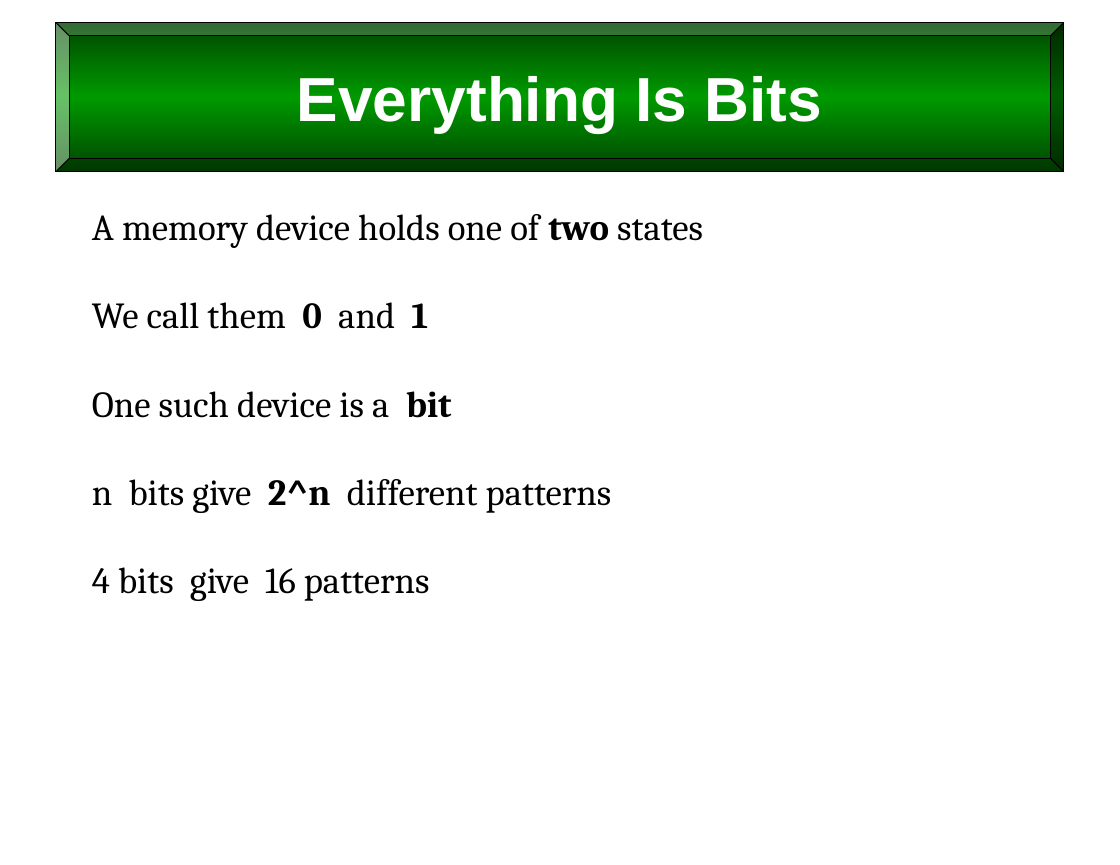
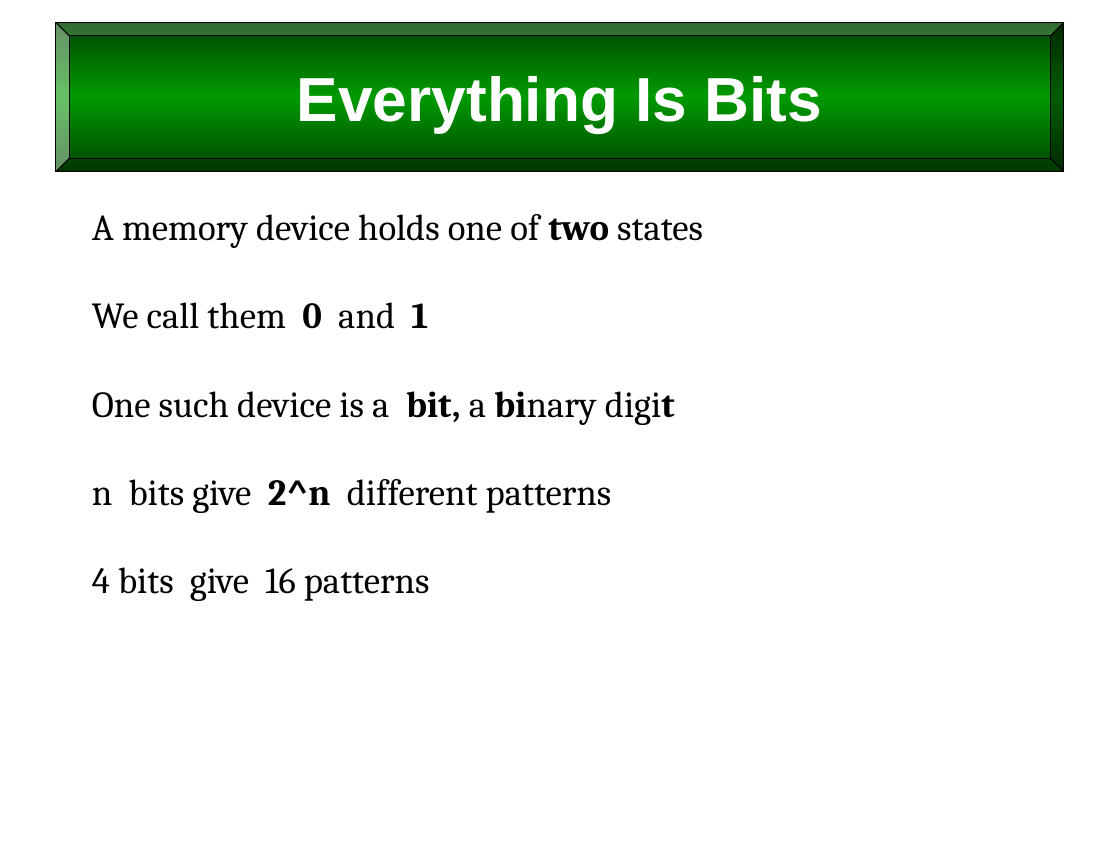
Before and after one commit to billswartz7/IntroToProgramming, a slide deck: slide 5 of Slides/L5_Variables.pptx. Drawn at 1120x865 pixels with LibreOffice and Linux fonts; fonts in the diff are those of the drawing. Boxes give left, top, right and bottom in pixels: in the first picture for what was removed or moved away, otherwise in the second. Text is boxed around its words. In the diff, an @@ line names an element or a change of style, - is before the commit and + after.

```diff
--- a/Slides/L5_Variables.pptx
+++ b/Slides/L5_Variables.pptx
@@ text at <box>92,391,675,425</box>: text changed @@
-One such device is a bit
+One such device is a bit, a binary digit
```
Also in this commit, not shown: 5 other slides changed, 1 slide added, 31 other files.
